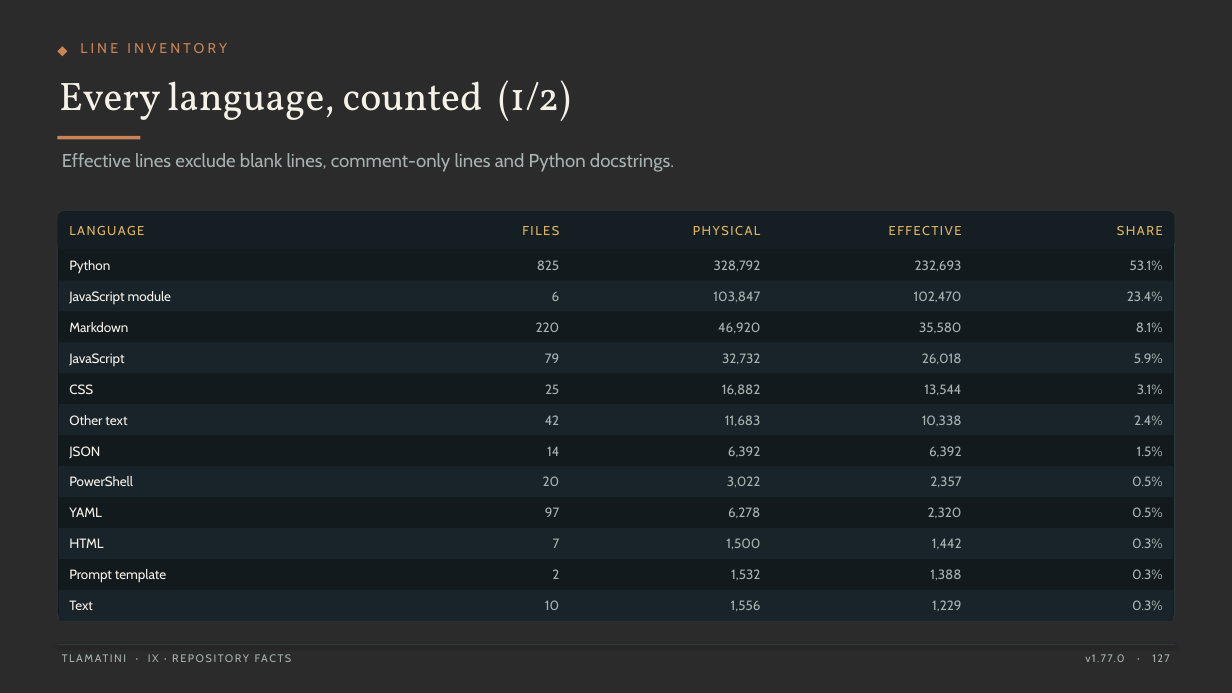
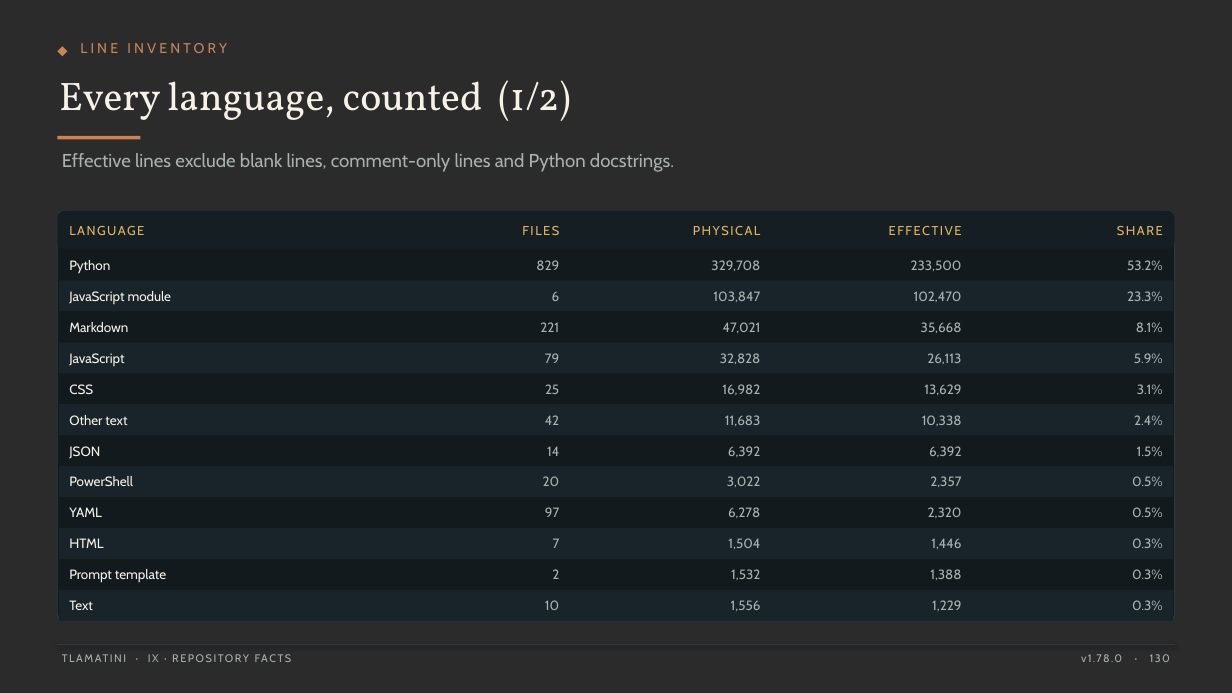
Before and after one commit to XAIHT/Tlamatini, a slide deck: slide 130 of Tlamatini_eXtended_Artificial_Intelligence_Humanly_Tempered.pptx (slide 127 before the commit). Drawn at 1232x693 pixels with LibreOffice and Linux fonts; fonts in the diff are those of the drawing; background and template pictures are left out; a plain dark background stands for a picture behind light text. Boxes give left, top, right and bottom in pixels: in the first picture for what was removed or moved away, otherwise in the second. Text is boxed around its words. In the diff, an @@ line names an element or a change of style, - is before the commit and + after.

```diff
--- a/Tlamatini_eXtended_Artificial_Intelligence_Humanly_Tempered.pptx
+++ b/Tlamatini_eXtended_Artificial_Intelligence_Humanly_Tempered.pptx
@@ text at (x1=536, y1=260, x2=559, y2=270): text changed @@
-825
+829
@@ text at (x1=711, y1=260, x2=760, y2=271): text changed @@
-328,792
+329,708
@@ text at (x1=911, y1=260, x2=962, y2=271): text changed @@
-232,693
+233,500
@@ text at (x1=1127, y1=260, x2=1163, y2=270): text changed @@
-53.1%
+53.2%
@@ text at (x1=1127, y1=291, x2=1163, y2=301): text changed @@
-23.4%
+23.3%
@@ text at (x1=540, y1=322, x2=559, y2=332): text changed @@
-220
+221
@@ text at (x1=723, y1=322, x2=761, y2=333): text changed @@
-46,920
+47,021
@@ text at (x1=921, y1=322, x2=962, y2=333): text changed @@
-35,580
+35,668
@@ text at (x1=720, y1=353, x2=761, y2=364): text changed @@
-32,732
+32,828
@@ text at (x1=927, y1=353, x2=961, y2=364): text changed @@
-26,018
+26,113
@@ text at (x1=722, y1=384, x2=760, y2=395): text changed @@
-16,882
+16,982
@@ text at (x1=924, y1=384, x2=961, y2=395): text changed @@
-13,544
+13,629
@@ text at (x1=728, y1=538, x2=760, y2=549): text changed @@
-1,500
+1,504
@@ text at (x1=931, y1=538, x2=961, y2=549): text changed @@
-1,442
+1,446
@@ text at (x1=1081, y1=654, x2=1170, y2=662): text changed @@
-v1.77.0 · 127
+v1.78.0 · 130
```
Also in this commit, not shown: 152 other slides changed, 3 slides added, 2 other files.
